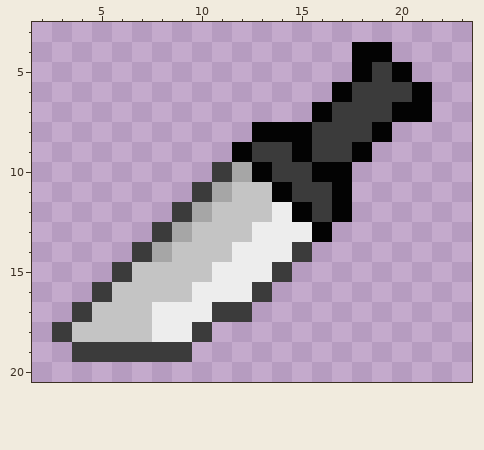
One commit to this pixel-art sprite: project/assets/button_knife.png. Above is the file before it was changed.
The file is 23x20 pixels. Pixels under 10% opacity are left out. Shown: x 2..23, y 3..20. The old version is drawn lined up with the new one, on the new canvas.
After:
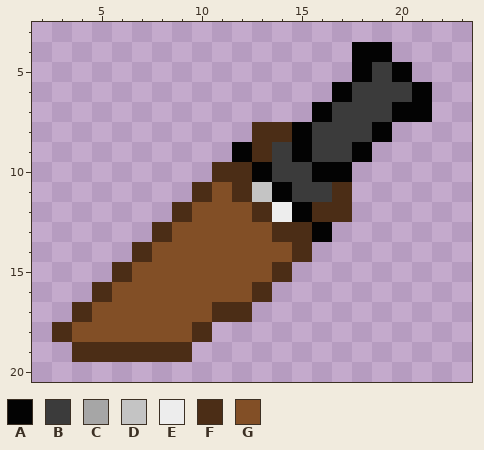
Palette (. is transparent): A #030303  B #3b3b3b  C #a6a6a6  D #c4c4c4  E #ededed  F #4b2d16  G #824f26
From the commit log: replacing prune button
From old to new:
canvas 23x20 -> 26x23, the old top-left corner now at 1,2
Changed rows in their new state; - is an unchanged pixel.
first column x 3:
 8 ----------FF---
 9 ----------F----
10 --------FF-----
11 -------FGF----F
12 ------FGGGF--FF
13 -----FGGGGGFF--
14 ----FGGGGGGGF--
15 ---FGGGGGGGF---
16 --FGGGGGGGF----
17 -FGGGGGGFF-----
18 FGGGGGGF-------
19 -FFFFFF--------
